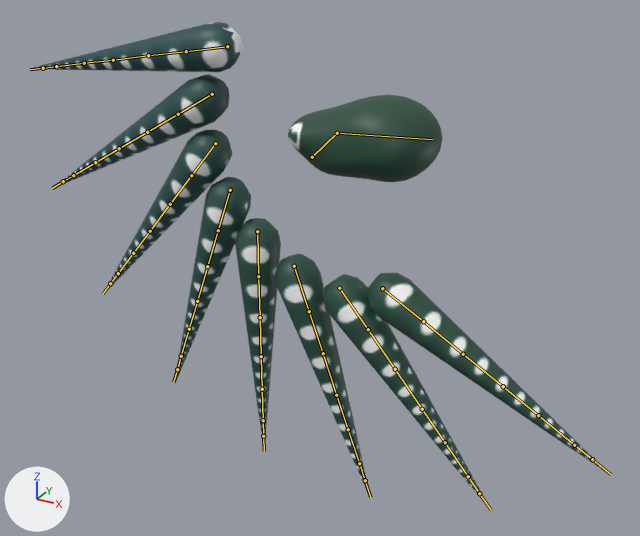
One commit to the Blender file graphics/octo.blend: the scene before it, then after it.
Before and after are seen from a 50 mm camera at (0.613, -0.868, 0.353) aimed at (0.026, 0.199, -0.18). Lighting does not change. The marker at lower left points along +X, +Y and +Z. The bones that bend it are drawn over the model as lines.
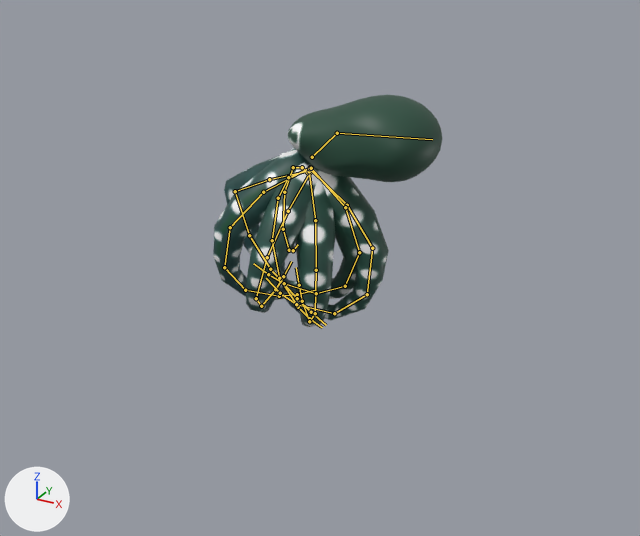
The newer file adds an action. The first version stands in its rest pose; the second is drawn at frame 27 of the action 'Buddy'.

Edits to the scene script, one JSON object a line:
```json
{"block": "bone_bone_005", "where": "bone_bone_005 = bpy.data.objects['Armature'].pose.bones['Bone.005']"}
{"op": "set", "path": "bone_bone_005.location", "old": "(0.0, 0.0, 0.0)", "new": "(0.09, -0.105, 0.0)"}
{"op": "set", "path": "bone_bone_005.rotation_quaternion", "old": "(1.0, 0.0, 0.0, 0.0)", "new": "(0.879, -0.476, 0.0, 0.0)", "note": "degrees (0, 0, 0) -> degrees (-57, 0, 0)"}
{"block": "bone_bone_012", "where": "bone_bone_012 = bpy.data.objects['Armature'].pose.bones['Bone.012']"}
{"op": "set", "path": "bone_bone_012.location", "old": "(0.0, 0.0, 0.0)", "new": "(0.028, -0.331, 0.051)"}
{"op": "set", "path": "bone_bone_012.scale", "old": "(1.0, 1.0, 1.0)", "new": "(-0.36, -0.36, -0.36)"}
{"block": "bone_bone_013", "where": "bone_bone_013 = bpy.data.objects['Armature'].pose.bones['Bone.013']"}
{"op": "set", "path": "bone_bone_013.location", "old": "(0.0, 0.0, 0.0)", "new": "(0.109, -0.09, 0.0)"}
{"block": "bone_bone_014", "where": "bone_bone_014 = bpy.data.objects['Armature'].pose.bones['Bone.014']  # child of 'Bone.013'"}
{"op": "set", "path": "bone_bone_014.rotation_quaternion", "old": "(1.0, 0.0, 0.0, 0.0)", "new": "(0.996, -0.088, 0.0, -0.022)", "note": "degrees (0, 0, 0) -> degrees (-10, 0, -2)"}
{"block": "bone_bone_020", "where": "bone_bone_020 = bpy.data.objects['Armature'].pose.bones['Bone.020']"}
{"op": "set", "path": "bone_bone_020.location", "old": "(0.0, 0.0, 0.0)", "new": "(0.117, -0.349, 0.036)"}
{"op": "set", "path": "bone_bone_020.scale", "old": "(1.0, 1.0, 1.0)", "new": "(-0.36, -0.36, -0.36)"}
{"block": "bone_bone_021", "where": "bone_bone_021 = bpy.data.objects['Armature'].pose.bones['Bone.021']"}
{"op": "set", "path": "bone_bone_021.location", "old": "(0.0, 0.0, 0.0)", "new": "(0.131, -0.092, 0.0)"}
{"op": "set", "path": "bone_bone_021.rotation_quaternion", "old": "(1.0, 0.0, 0.0, 0.0)", "new": "(0.764, -0.223, -0.51, 0.326)", "note": "degrees (0, 0, 0) -> degrees (-61, -39, 70)"}
{"block": "bone_bone_028", "where": "bone_bone_028 = bpy.data.objects['Armature'].pose.bones['Bone.028']"}
{"op": "set", "path": "bone_bone_028.location", "old": "(0.0, 0.0, 0.0)", "new": "(0.251, -0.301, 0.06)"}
{"op": "set", "path": "bone_bone_028.scale", "old": "(1.0, 1.0, 1.0)", "new": "(-0.36, -0.36, -0.36)"}
{"block": "bone_bone_029", "where": "bone_bone_029 = bpy.data.objects['Armature'].pose.bones['Bone.029']"}
{"op": "set", "path": "bone_bone_029.location", "old": "(0.0, 0.0, 0.0)", "new": "(0.159, -0.094, 0.0)"}
{"block": "bone_bone_031", "where": "bone_bone_031 = bpy.data.objects['Armature'].pose.bones['Bone.031']  # child of 'Bone.030'"}
{"op": "set", "path": "bone_bone_031.rotation_quaternion", "old": "(1.0, 0.0, 0.0, 0.0)", "new": "(0.847, 0.008, 0.096, -0.523)", "note": "degrees (0, 0, 0) -> degrees (-5, 10, -64)"}
{"block": "bone_bone_036", "where": "bone_bone_036 = bpy.data.objects['Armature'].pose.bones['Bone.036']"}
{"op": "set", "path": "bone_bone_036.location", "old": "(0.0, 0.0, 0.0)", "new": "(0.379, -0.384, 0.011)"}
{"op": "set", "path": "bone_bone_036.scale", "old": "(1.0, 1.0, 1.0)", "new": "(-0.36, -0.36, -0.36)"}
{"block": "bone_bone_037", "where": "bone_bone_037 = bpy.data.objects['Armature'].pose.bones['Bone.037']"}
{"op": "set", "path": "bone_bone_037.location", "old": "(0.0, 0.0, 0.0)", "new": "(0.177, -0.102, 0.0)"}
{"block": "bone_bone_039", "where": "bone_bone_039 = bpy.data.objects['Armature'].pose.bones['Bone.039']  # child of 'Bone.038'"}
{"op": "set", "path": "bone_bone_039.rotation_quaternion", "old": "(1.0, 0.0, 0.0, 0.0)", "new": "(0.994, -0.106, -0.011, -0.004)", "note": "degrees (0, 0, 0) -> degrees (-12, -1, 0)"}
{"block": "bone_bone_044", "where": "bone_bone_044 = bpy.data.objects['Armature'].pose.bones['Bone.044']"}
{"op": "set", "path": "bone_bone_044.location", "old": "(0.0, 0.0, 0.0)", "new": "(0.417, -0.478, -0.01)"}
{"op": "set", "path": "bone_bone_044.scale", "old": "(1.0, 1.0, 1.0)", "new": "(-0.36, -0.36, -0.36)"}
{"block": "bone_bone_045", "where": "bone_bone_045 = bpy.data.objects['Armature'].pose.bones['Bone.045']"}
{"op": "set", "path": "bone_bone_045.location", "old": "(0.0, 0.0, 0.0)", "new": "(0.076, -0.132, 0.0)"}
{"block": "bone_bone_047", "where": "bone_bone_047 = bpy.data.objects['Armature'].pose.bones['Bone.047']  # child of 'Bone.046'"}
{"op": "set", "path": "bone_bone_047.rotation_quaternion", "old": "(1.0, 0.0, 0.0, 0.0)", "new": "(0.997, 0.059, -0.046, 0.0)", "note": "degrees (0, 0, 0) -> degrees (7, -5, 0)"}
{"block": "bone_bone_052", "where": "bone_bone_052 = bpy.data.objects['Armature'].pose.bones['Bone.052']"}
{"op": "set", "path": "bone_bone_052.location", "old": "(0.0, 0.0, 0.0)", "new": "(-0.035, -0.376, 0.051)"}
{"op": "set", "path": "bone_bone_052.scale", "old": "(1.0, 1.0, 1.0)", "new": "(-0.36, -0.36, -0.36)"}
{"block": "bone_bone_053", "where": "bone_bone_053 = bpy.data.objects['Armature'].pose.bones['Bone.053']"}
{"op": "set", "path": "bone_bone_053.location", "old": "(0.0, 0.0, 0.0)", "new": "(0.073, -0.164, 0.0)"}
{"block": "bone_bone_060", "where": "bone_bone_060 = bpy.data.objects['Armature'].pose.bones['Bone.060']"}
{"op": "set", "path": "bone_bone_060.location", "old": "(0.0, 0.0, 0.0)", "new": "(-0.082, -0.465, -0.026)"}
{"op": "set", "path": "bone_bone_060.scale", "old": "(1.0, 1.0, 1.0)", "new": "(-0.36, -0.36, -0.36)"}
{"block": "bone_bone_061", "where": "bone_bone_061 = bpy.data.objects['Armature'].pose.bones['Bone.061']"}
{"op": "set", "path": "bone_bone_061.location", "old": "(0.0, 0.0, 0.0)", "new": "(0.081, -0.179, 0.0)"}
{"block": "bone_bone_068", "where": "bone_bone_068 = bpy.data.objects['Armature'].pose.bones['Bone.068']"}
{"op": "set", "path": "bone_bone_068.location", "old": "(0.0, 0.0, 0.0)", "new": "(-0.141, -0.588, 0.036)"}
{"op": "set", "path": "bone_bone_068.scale", "old": "(1.0, 1.0, 1.0)", "new": "(-0.36, -0.36, -0.36)"}
```

Location of each change, [x1, y1, x2, y2] in pixels of the pictures (640 x 536 px):
```json
{"object": "Cone", "change": "posed", "before": [30, 22, 610, 510], "after": [213, 95, 442, 328], "on screen": "60% narrower, 52% shorter"}
{"bone": "Bone.005", "before": "(257, 231) to (258, 276)", "after": "(310, 172) to (288, 211)"}
{"bone": "Bone.013", "before": "(230, 190) to (218, 230)", "after": "(307, 172) to (302, 167)"}
{"bone": "Bone.014", "before": "(218, 230) to (207, 266)", "after": "(302, 167) to (293, 167)"}
{"bone": "Bone.021", "before": "(215, 143) to (191, 175)", "after": "(310, 167) to (263, 192)"}
{"bone": "Bone.029", "before": "(212, 94) to (178, 114)", "after": "(310, 170) to (269, 179)"}
{"bone": "Bone.031", "before": "(147, 132) to (119, 148)", "after": "(235, 191) to (249, 235)"}
{"bone": "Bone.037", "before": "(227, 46) to (186, 51)", "after": "(310, 168) to (288, 177)"}
{"bone": "Bone.039", "before": "(148, 55) to (113, 60)", "after": "(278, 198) to (272, 240)"}
{"bone": "Bone.045", "before": "(294, 266) to (309, 311)", "after": "(309, 171) to (315, 220)"}
{"bone": "Bone.047", "before": "(323, 353) to (336, 395)", "after": "(316, 270) to (315, 313)"}
{"bone": "Bone.053", "before": "(339, 288) to (368, 329)", "after": "(309, 168) to (347, 205)"}
{"bone": "Bone.061", "before": "(382, 288) to (423, 321)", "after": "(311, 168) to (345, 207)"}
```
